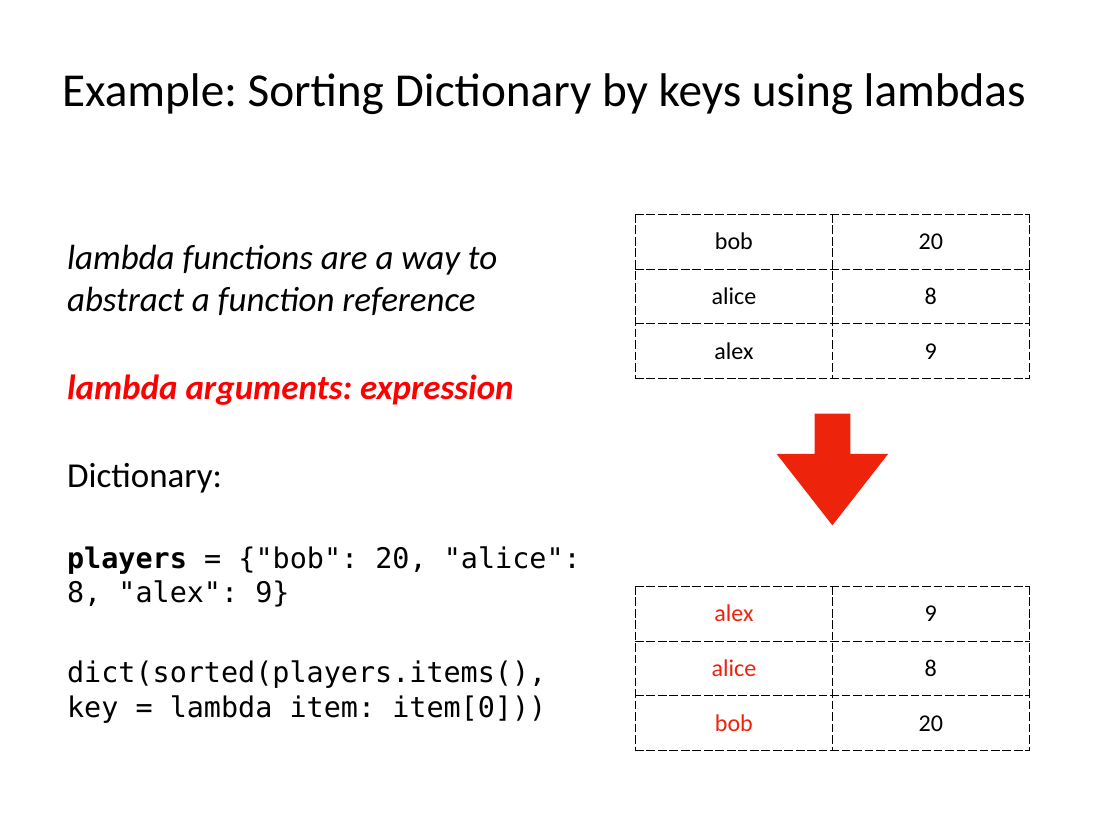
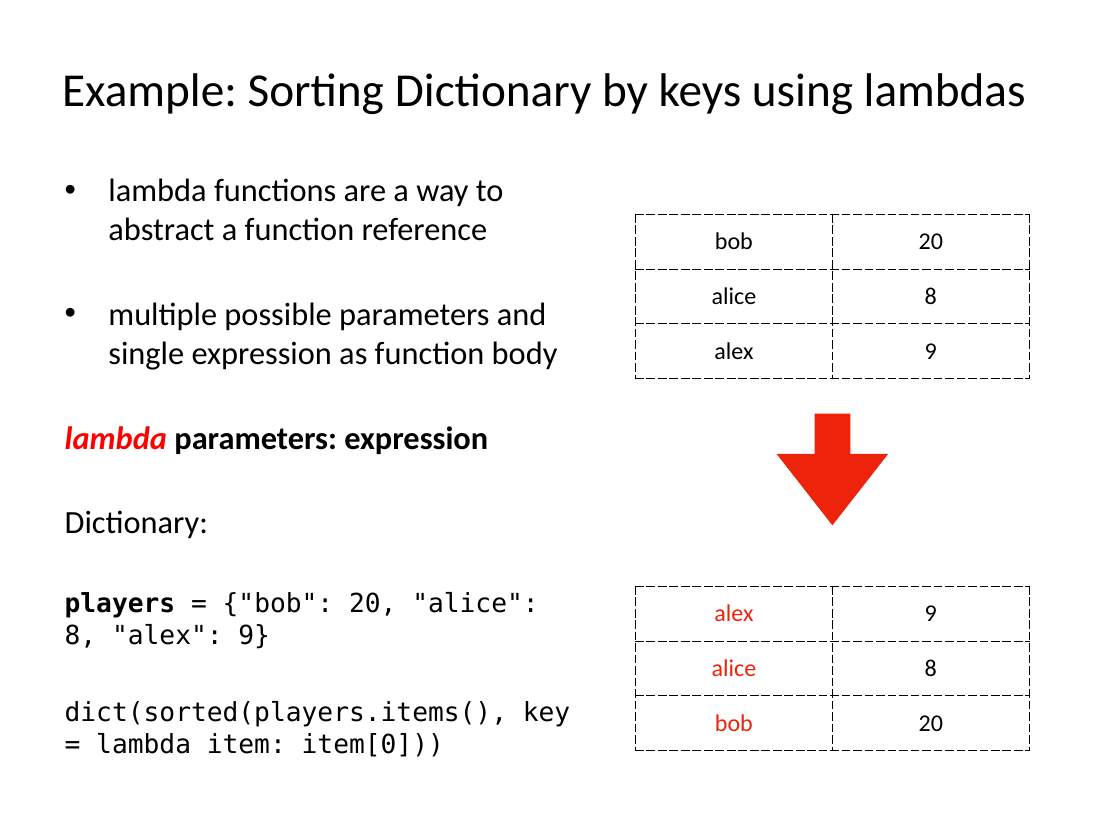
Before and after one commit to tylerharter/caraza-harter-com, a slide deck: slide 32 of tyler/meena/cs220/s21/materials/lec_24_S21.pptx. Drawn at 1120x840 pixels with LibreOffice and Linux fonts; fonts in the diff are those of the drawing. Boxes give left, top, right and bottom in pixels: in the first picture for what was removed or moved away, otherwise in the second. Text is boxed around its words. In the diff, an @@ line names an element or a change of style, - is before the commit and + after.

```diff
--- a/tyler/meena/cs220/s21/materials/lec_24_S21.pptx
+++ b/tyler/meena/cs220/s21/materials/lec_24_S21.pptx
@@ text "lambda functions are a way ...": place and size @@
-text "lambda functions are a way ..." at [67, 244, 581, 723]
+text "lambda functions are a way ..." at [65, 178, 570, 757]
@@ text at [65, 178, 570, 757]: size 32 to 29.6 pt in "lambda functions are a way to abstract ...", "Dictionary:"; italic off in "lambda functions are a way to abstract ..."; size 26 to 24.1 pt in "players = {"bob": 20, "alice": 8, "alex": ...", "dict(sorted(players.items(), key = lambda item: item[0]))"; bullet none to • @@
@@ text at [65, 302, 558, 454]: text changed; size 32 to 29.6 pt; text colour #FF0000 to #000000; bold off; italic off @@
-lambda arguments: expression
+• multiple possible parameters and single expression as function body
+lambda parameters: expression
```
Also in this commit, not shown: 1 other slide changed, 6 other files.
